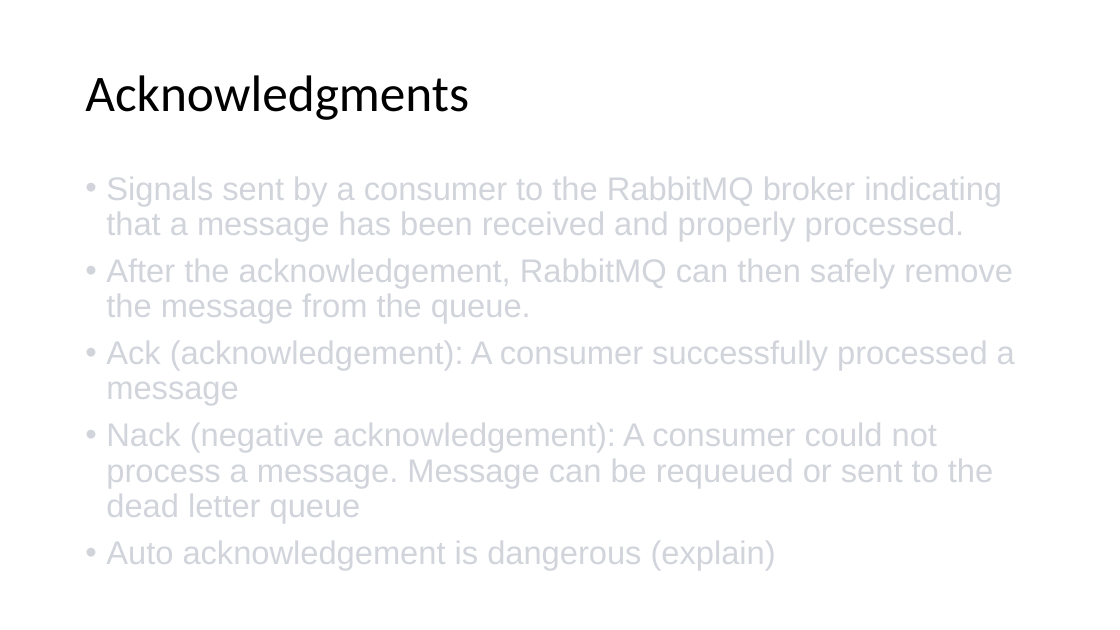
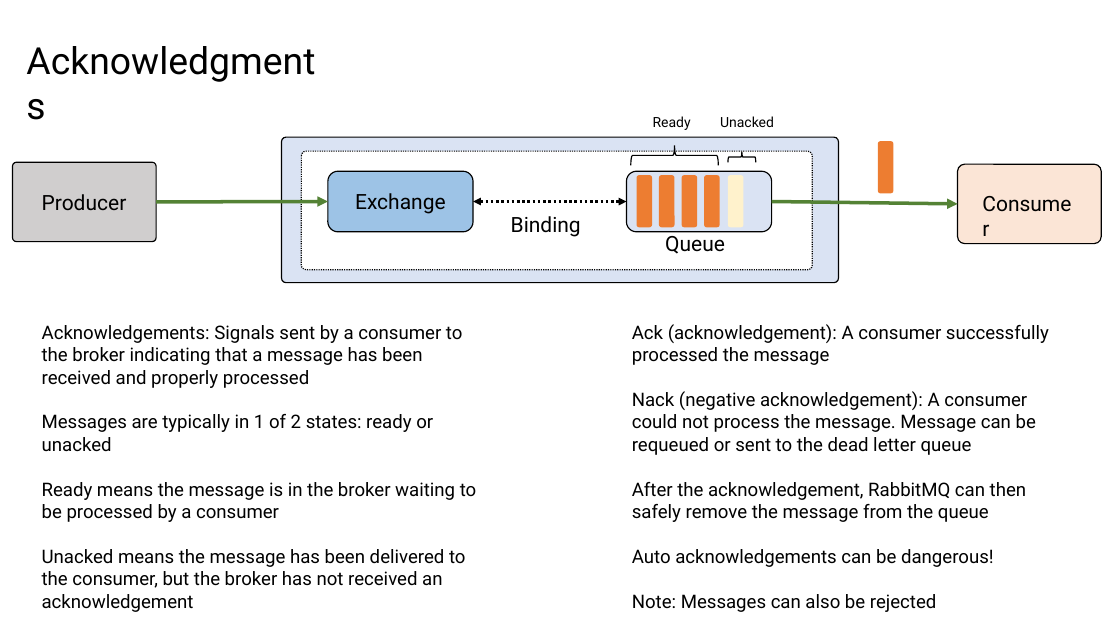
Before and after one commit to roblappcoupa/rabbitmq-presentation, a slide deck: slide 12 of Docs/RabbitMQ.pptx (slide 18 before the commit). Drawn at 1120x630 pixels with LibreOffice and Linux fonts; fonts in the diff are those of the drawing. Boxes give left, top, right and bottom in pixels: in the first picture for what was removed or moved away, otherwise in the second. Text is boxed around its words. In the diff, an @@ line names an element or a change of style, - is before the commit and + after.

```diff
--- a/Docs/RabbitMQ.pptx
+++ b/Docs/RabbitMQ.pptx
@@ text "Acknowledgments": place and size @@
-text "Acknowledgments" at box(85, 75, 469, 120)
+text "Acknowledgments" at box(18, 34, 344, 87)
@@ text "Acknowledgments" at box(18, 34, 344, 87): size 44 to 32 pt, font Calibri to Roboto; line spacing 0.9 to 1; vertical alignment middle to top @@
@@ text added at box(653, 116, 691, 130), 12 pt, text #000000 @@
+Ready
@@ text added at box(720, 116, 774, 127), 12 pt, text #000000 @@
+Unacked
@@ rounded rectangle added at box(281, 137, 839, 282), fill #DAE3F3, outline #000000 1 pt @@
@@ right brace added at box(631, 145, 718, 166), outline #000000 1 pt @@
@@ rounded rectangle added at box(878, 141, 893, 193), fill #ED7D31 @@
@@ rounded rectangle added at box(13, 162, 156, 242), fill #D0CECE, outline #000000 1 pt @@
@@ text removed at box(106, 177, 1015, 570) @@
-• Signals sent by a consumer to the RabbitMQ broker indicating that a message has been received and properly processed.
-• After the acknowledgement, RabbitMQ can then safely remove the message from the queue.
-• Ack (acknowledgement): A consumer successfully processed a message
-• Nack (negative acknowledgement): A consumer could not process a message. Message can be requeued or sent to the dead letter queue
-• Auto acknowledgement is dangerous (explain)
@@ rounded rectangle added at box(302, 151, 812, 270), fill #FFFFFF, outline #000000 1 pt dashed @@
@@ rounded rectangle added at box(328, 171, 473, 232), fill #9DC3E6, outline #000000 1 pt, 18 pt, text #000000 @@
+Exchange
@@ group added at box(627, 171, 772, 232): 6 rounded rectangles @@
@@ right brace added at box(728, 151, 756, 162), outline #000000 1 pt @@
@@ rounded rectangle added at box(958, 164, 1102, 244), fill #FBE5D6, outline #000000 1 pt @@
@@ text added at box(42, 194, 127, 210), 18 pt, text #000000 @@
+Producer
@@ arrow added from (156, 202) to (328, 202), #548235 3 pt @@
@@ double arrow added from (473, 202) to (627, 202), #000000 2.25 pt dashed @@
@@ arrow added from (772, 202) to (958, 204), #548235 3 pt @@
@@ text added at box(975, 187, 1086, 220), 18 pt, text #000000 @@
+Consumer
@@ text added at box(511, 216, 581, 237), 18 pt, text #000000 @@
+Binding
@@ text added at box(665, 231, 725, 254), 18 pt, text #000000 @@
+Queue
@@ text added at box(42, 325, 477, 612), 16 pt, text #000000 @@
+Acknowledgements: Signals sent by a consumer to the broker indicating that a message has been received and properly processed
+Messages are typically in 1 of 2 states: ready or unacked
+Ready means the message is in the broker waiting to be processed by a consumer
+Unacked means the message has been delivered to the consumer, but the broker has not received an acknowledgement
@@ text added at box(632, 324, 1049, 612), 16 pt, text #000000 @@
+Ack (acknowledgement): A consumer successfully processed the message
+Nack (negative acknowledgement): A consumer could not process the message. Message can be requeued or sent to the dead letter queue
+After the acknowledgement, RabbitMQ can then safely remove the message from the queue
+Auto acknowledgements can be dangerous!
+Note: Messages can also be rejected
```
Also in this commit, not shown: 5 other slides changed, 20 slides added, 19 slides removed, 9 other files.
